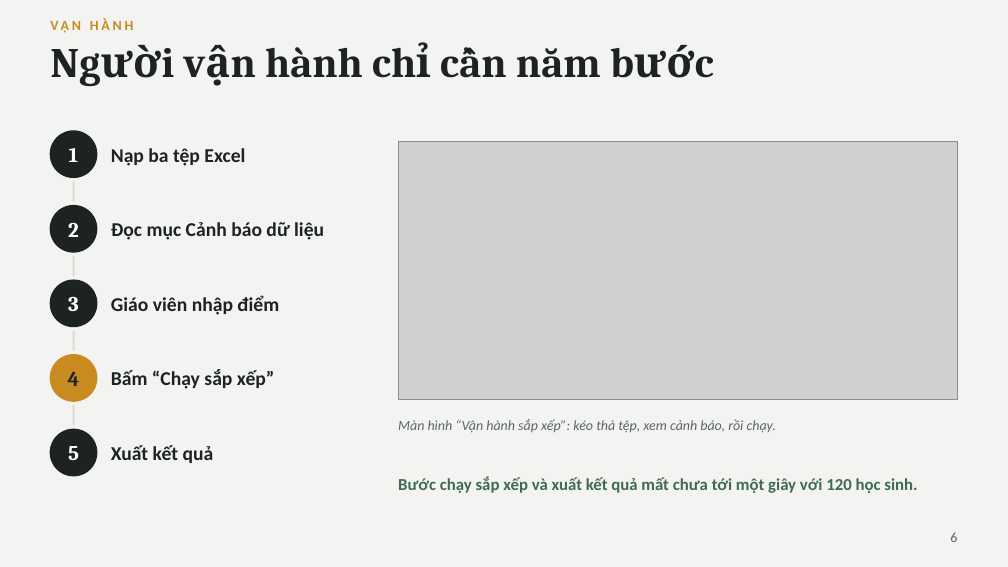
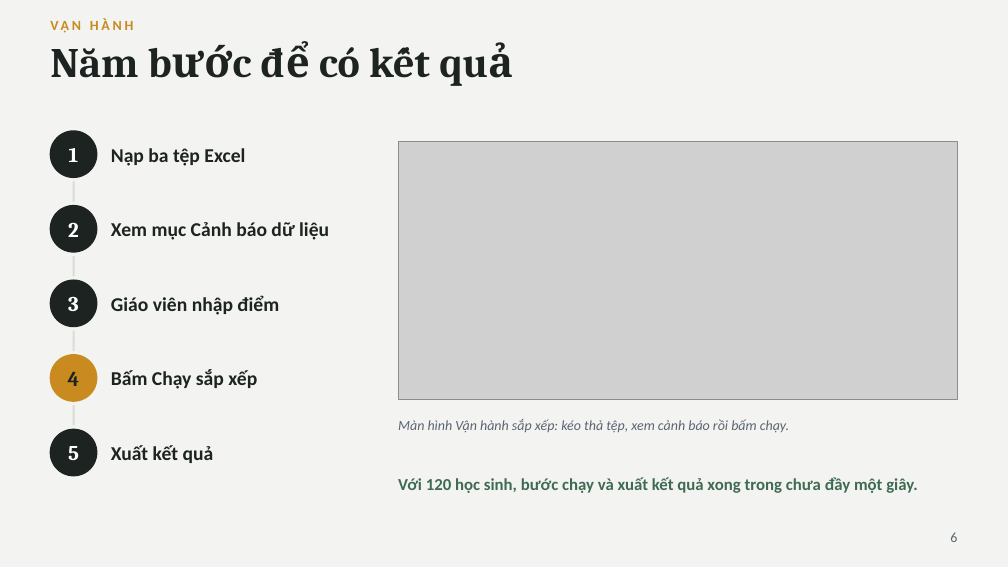
Before and after one commit to nguyenphanvantruong6969-arch/rbda-kiosk, a slide deck: slide 6 of TRINH_BAY_BAN_GIAM_HIEU.pptx. Drawn at 1008x567 pixels with LibreOffice and Linux fonts; fonts in the diff are those of the drawing; grey boxes stand for pictures. Boxes give left, top, right and bottom in pixels: in the first picture for what was removed or moved away, otherwise in the second. Text is boxed around its words. In the diff, an @@ line names an element or a change of style, - is before the commit and + after.

```diff
--- a/TRINH_BAY_BAN_GIAM_HIEU.pptx
+++ b/TRINH_BAY_BAN_GIAM_HIEU.pptx
@@ text at [50,47,360,78]: text changed @@
-Người vận hành chỉ cần năm bước
+Năm bước để có kết quả
@@ text at [111,222,329,240]: text changed @@
-Đọc mục Cảnh báo dữ liệu
+Xem mục Cảnh báo dữ liệu
@@ text at [111,369,257,389]: text changed @@
-Bấm “Chạy sắp xếp”
+Bấm Chạy sắp xếp
@@ text at [398,419,789,433]: text changed @@
-Màn hình “Vận hành sắp xếp”: kéo thả tệp, xem cảnh báo, rồi chạy.
+Màn hình Vận hành sắp xếp: kéo thả tệp, xem cảnh báo rồi bấm chạy.
@@ text at [398,477,917,493]: text changed @@
-Bước chạy sắp xếp và xuất kết quả mất chưa tới một giây với 120 học sinh.
+Với 120 học sinh, bước chạy và xuất kết quả xong trong chưa đầy một giây.
```
Also in this commit, not shown: 10 other slides changed.
